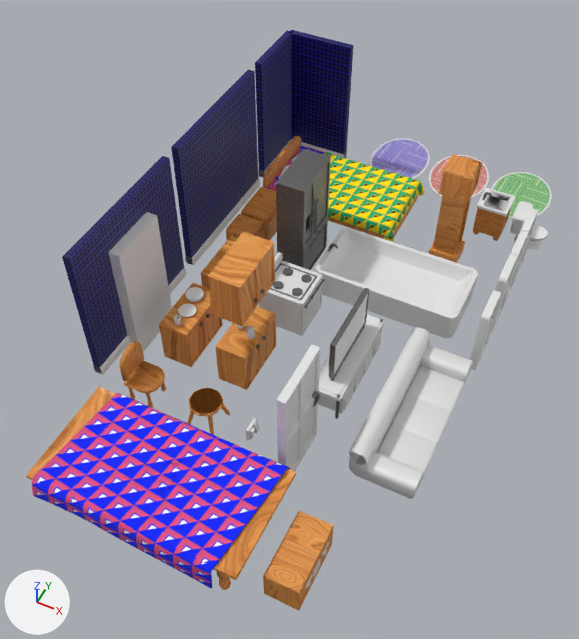
An edit to the FBX model Assets/Models/BedroomAssets/Carpet.fbx, drawn before and after from the same camera.
Both versions are drawn from a 50 mm lens placed at (21.8, -54.6, 40.1), pointed at (6.6, -24.3, 2.1). The lights are fixed; the arrows at lower left show +X, +Y and +Z. Where no turn or scale is listed for an object, it has been applied to the vertices.
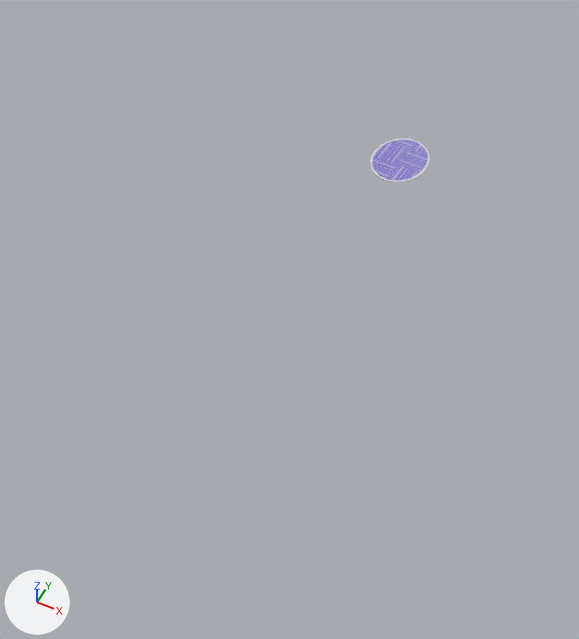
Changed parts and their boxes (x1, y1, x2, y2) in the pictures (579 x 639 px):
'Plane', deleted: before (26, 386, 296, 590)
'Couch', deleted: before (349, 327, 473, 499)
'Wall.Corner', deleted (blue): before (255, 30, 353, 178)
'Bathtub', deleted: before (316, 228, 478, 338)
'Wall', deleted (blue): before (171, 70, 260, 265)
'Wall.Doorway', deleted (blue): before (62, 156, 186, 375)
'CupboardsFull', deleted (orange): before (208, 232, 276, 390)
'Bed', deleted: before (263, 136, 424, 242)
'Cube', deleted: before (108, 212, 172, 352)
'Fridge', deleted: before (276, 149, 331, 270)
'Cube.001', deleted (orange): before (263, 511, 334, 611)
'Door', deleted: before (277, 345, 320, 471)
'Grandfather Clock', deleted (brown): before (428, 154, 482, 263)
'Oven', deleted: before (259, 252, 325, 336)
'CupboardsBottom', deleted (brown): before (159, 283, 223, 367)
'TV Stand', deleted: before (318, 314, 385, 419)
'Cylinder.002', deleted (brown): before (119, 341, 166, 408)
'Circle.007', deleted (green): before (491, 172, 552, 219)
'TV', deleted: before (328, 288, 370, 381)
'Sink', deleted: before (473, 188, 515, 241)
'Window 1x3', deleted: before (491, 208, 538, 333)
'Dresser', deleted (brown): before (241, 187, 277, 241)
'Stool', deleted (brown): before (187, 388, 230, 435)
'Window', deleted: before (470, 290, 501, 370)
'Toilet', deleted: before (510, 201, 548, 250)
'Circle.006', deleted (pink): before (429, 155, 489, 198)
'Nightstand', deleted (brown): before (226, 214, 265, 240)
'CupboardsTop', deleted (brown): before (201, 236, 238, 288)
'Circle.003', deleted: before (186, 287, 204, 302)
'Circle.002', deleted: before (178, 304, 196, 317)
'Lightswitch', deleted: before (246, 418, 259, 441)
'Circle.001', deleted: before (246, 326, 255, 340)
'Circle.004', deleted: before (174, 315, 181, 325)
'Circle', deleted: before (236, 324, 244, 329)

What the commit changed:
Object 'CupboardsBottom' (ob_cupboardsbottom) is deleted.
Object 'Circle.001' (ob_circle_001) is deleted.
Object 'TV' (ob_tv) is deleted.
Object 'Dresser' (ob_dresser) is deleted.
Object 'Plane' (ob_plane) is deleted.
Object 'Couch' (ob_couch) is deleted.
Object 'Circle.004' (ob_circle_004) is deleted.
Object 'Wall' (ob_wall) is deleted.
Object 'Cube.001' (ob_cube_001) is deleted.
Object 'Bed' (ob_bed) is deleted.
Object 'CupboardsFull' (ob_cupboardsfull) is deleted.
Object 'Nightstand' (ob_nightstand) is deleted.
Object 'Circle' (ob_circle) is deleted.
Object 'Circle.003' (ob_circle_003) is deleted.
Object 'Wall.Doorway' (ob_wall_doorway) is deleted.
Object 'Cube' (ob_cube) is deleted.
Object 'Toilet' (ob_toilet) is deleted.
Object 'Window 1x3' (ob_window_1x3) is deleted.
Object 'Lightswitch' (ob_lightswitch) is deleted.
Object 'Grandfather Clock' (ob_grandfather_clock) is deleted.
Object 'Circle.007' (ob_circle_007) is deleted.
Object 'Circle.006' (ob_circle_006) is deleted.
Object 'Circle.002' (ob_circle_002) is deleted.
Object 'Window' (ob_window) is deleted.
Object 'Door' (ob_door) is deleted.
Object 'Cylinder.002' (ob_cylinder_002) is deleted.
Object 'Stool' (ob_stool) is deleted.
Object 'CupboardsTop' (ob_cupboardstop) is deleted.
Object 'Sink' (ob_sink) is deleted.
Object 'Oven' (ob_oven) is deleted.
Object 'Wall.Corner' (ob_wall_corner) is deleted.
Object 'Fridge' (ob_fridge) is deleted.
Object 'TV Stand' (ob_tv_stand) is deleted.
Object 'Bathtub' (ob_bathtub) is deleted.
